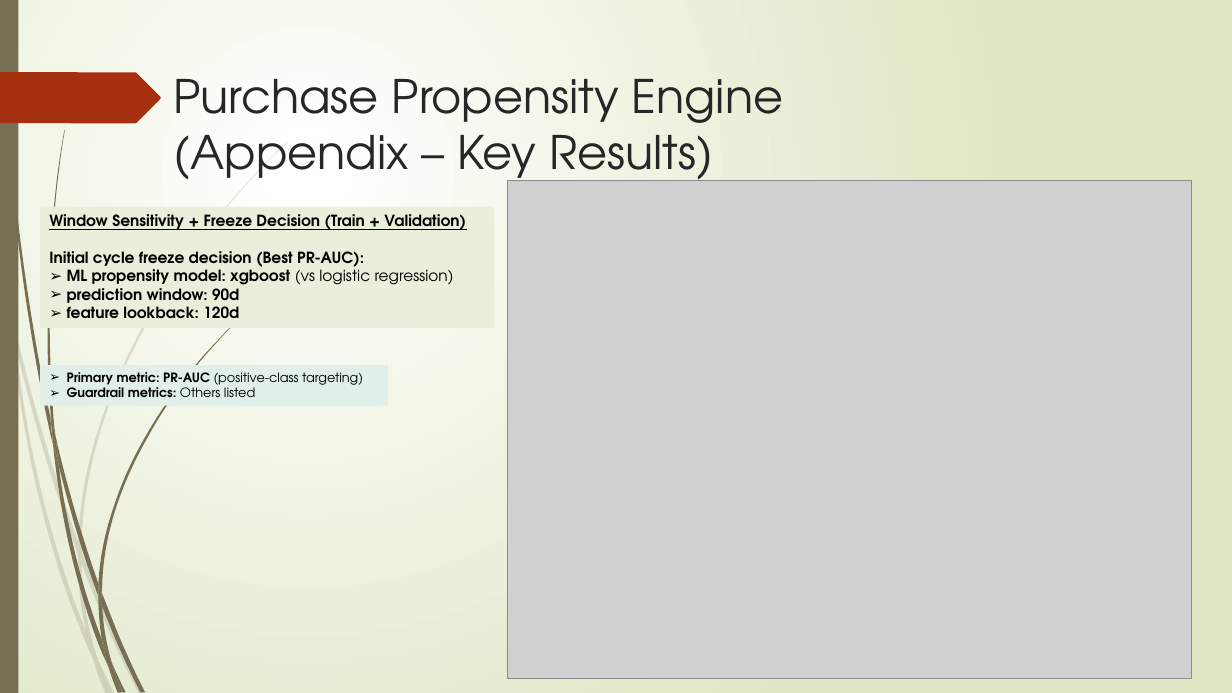
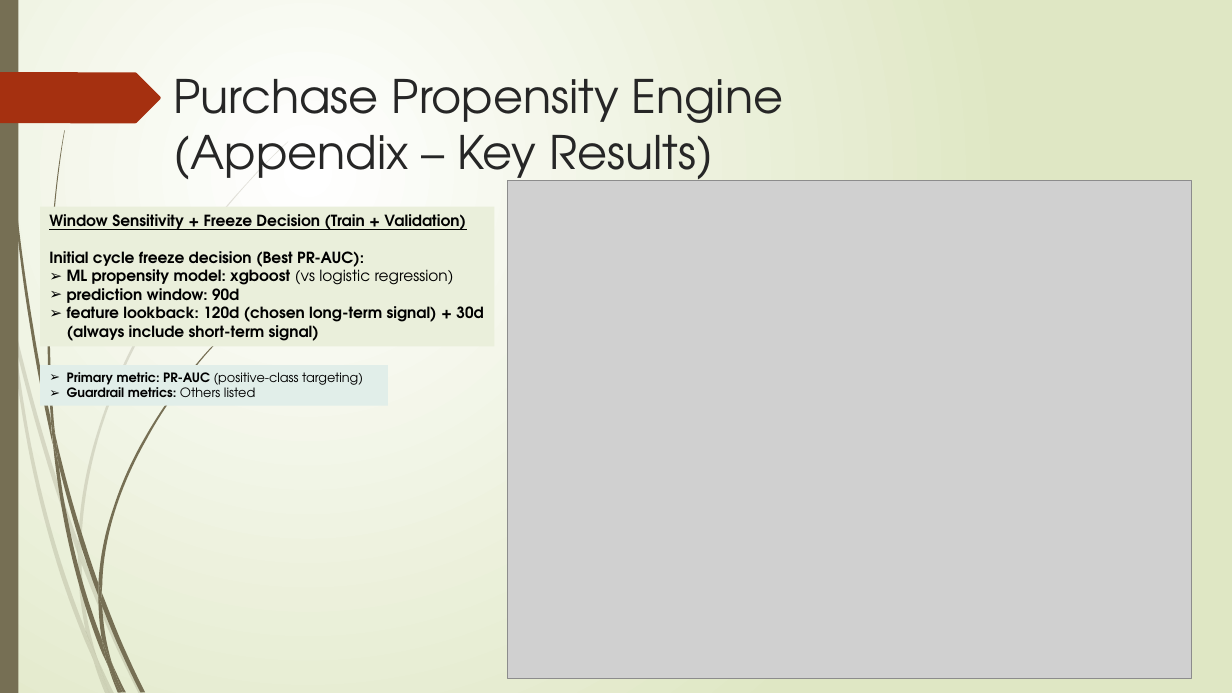
Before and after one commit to Phrey001/mle-marketplace-growth, a slide deck: slide 9 of docs/architecture.pptx. Drawn at 1232x693 pixels with LibreOffice and Linux fonts; fonts in the diff are those of the drawing; grey boxes stand for pictures. Boxes give left, top, right and bottom in pixels: in the first picture for what was removed or moved away, otherwise in the second. Text is boxed around its words. In the diff, an @@ line names an element or a change of style, - is before the commit and + after.

```diff
--- a/docs/architecture.pptx
+++ b/docs/architecture.pptx
@@ rectangle "Window Sensitivity + Freeze Decision ...": place and size @@
-rectangle "Window Sensitivity + Freeze Decision ..." at <box>41,207,495,328</box>
+rectangle "Window Sensitivity + Freeze Decision ..." at <box>41,207,495,347</box>
@@ text in rectangle at <box>67,302,483,341</box>: text changed @@
-➢ feature lookback: 120d
+➢ feature lookback: 120d (chosen long-term signal) + 30d (always include short-term signal)
```
Also in this commit, not shown: 4 other slides changed, 59 other files.
